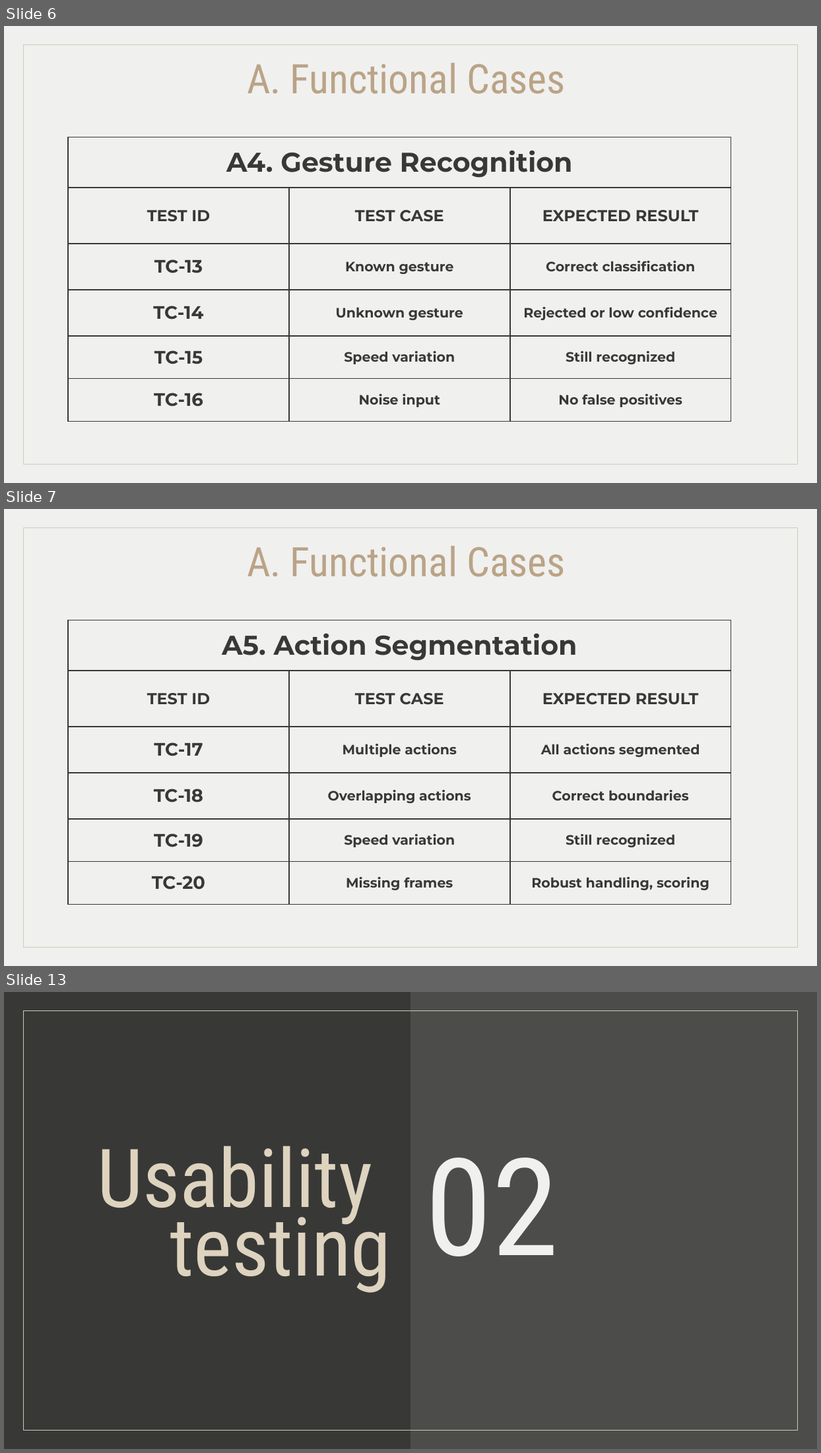
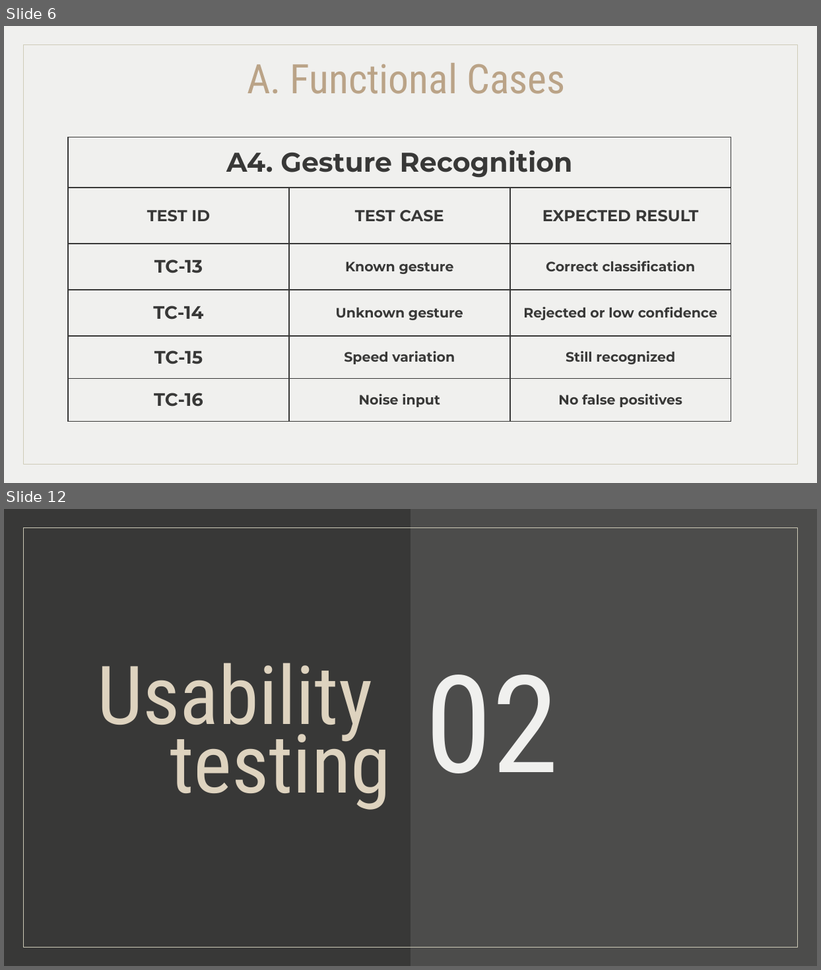
Before and after one commit to MiraPhilip12/Graduation_Project_ESLSCA, a slide deck: Milestone 5/Milestone5_Testing&Evaluation.pptx. Shown one above the other, each under a label of ours: slides 6, 7 and 13 before the commit, slides 6 and 12 after it; the slides between them are not shown. The pictures are 821x1453 and 821x970 pixels, drawn with LibreOffice and Linux fonts; fonts in the diff are those of the drawing. Boxes give left, top, right and bottom in pixels: in the first picture for what was removed or moved away, otherwise in the second. Text is boxed around its words. In the diff, an @@ line names an element or a change of style, - is before the commit and + after.

```diff
--- a/Milestone 5/Milestone5_Testing&Evaluation.pptx
+++ b/Milestone 5/Milestone5_Testing&Evaluation.pptx
@@ slide 7 removed at box(4, 509, 817, 966), background #F0F0EE; not listed: 1 template element that a slide beside it also shows @@
@@ title removed at box(247, 546, 565, 577) @@
-A. Functional Cases
@@ table removed at box(68, 621, 732, 905), 6 rows, 3 columns @@
-A5. Action Segmentation |  | 
-TEST ID | TEST CASE | EXPECTED RESULT
-TC-17 | Multiple actions | All actions segmented
-TC-18 | Overlapping actions | Correct boundaries
-TC-19 | Speed variation | Still recognized
-TC-20 | Missing frames | Robust handling, scoring
@@ what was slide 13 is now slide 12 @@
```
Also in this commit, not shown: 5 slides changed, 24 other slides removed, 2 other files.
